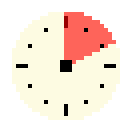
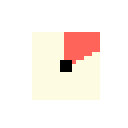
Before/after of a 128 × 128 layered artwork. What changed in the layer stack:
removed layer "Layer 2" (was 60%) over [64, 12, 116, 64]
painted on "Layer 4" over [12, 12, 120, 120]
